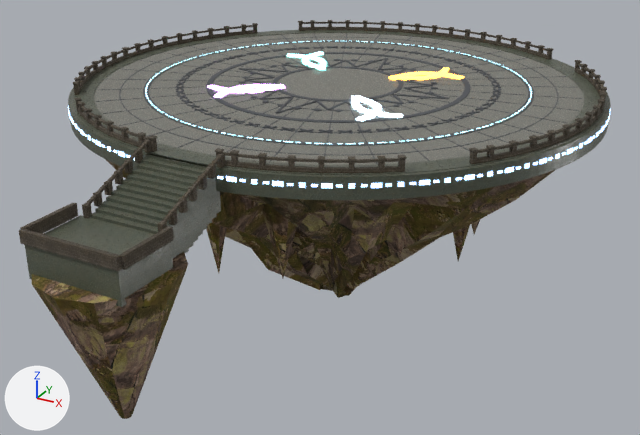
The glTF model assets/models/map_temple/platform/temple_platform.gltf, before and after one commit.
Rendered twice from a 50 mm lens placed at (43.7, -83.5, 25.4), pointed at (1.7, -7.2, -12.8). Every picture has the same lights, and +X, +Y and +Z are marked at lower left. The older version comes first. Objects named as collision shapes, trigger or cutter boxes, shadow casters or lower levels of detail are left out. Vertices at exactly the same position are counted once.

The first picture shows 'Conduit_fire', 'Conduit_ice', 'Conduit_thunder', 'Conduit_wind', 'Platform_Balustrade', 'Platform_Carving', 'Platform_Floor', 'Platform_Rim', 'Platform_RimRunes', 'Platform_Runes', 'Platform_Seams', 'Platform_Underside', 'Stairs_Rails', 'Stairs_Rock', 'Stairs_Steps'.
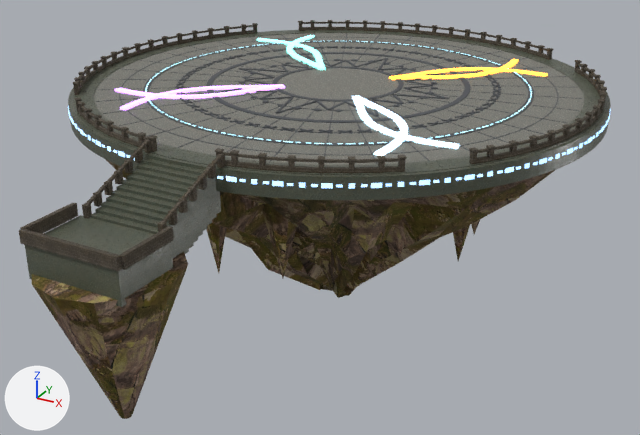
The change, as a list of edits to the scene's bpy script:
```text
Change mat_th_fire_lit:
    mat_th_fire_lit.emission_strength: 6.0 -> 2.25
Change mat_th_ice_lit:
    mat_th_ice_lit.emission_strength: 6.0 -> 2.25
Change mat_th_thunder_lit:
    mat_th_thunder_lit.emission_strength: 6.0 -> 2.25
Change mat_th_wind_lit:
    mat_th_wind_lit.emission_strength: 5.7 -> 2.138
Change mat_th_rimrune:
    mat_th_rimrune.emission_strength: 4.0 -> 1.75
Change mat_th_rune:
    mat_th_rune.emission_strength: 2.5 -> 1.375
Change me_conduit_fire:
    used by ob_conduit_fire; location = (0.0, 0.0, 0.0)
    remove me_conduit_fire.from_pydata(...)  # 480 vertices, 720 faces; spans x 3.97..11.28, y 3.97..11.28, z 0.0..0.24
    add me_conduit_fire.from_pydata(...)  # 480 vertices, 720 faces; spans x 4.0..19.08, y 4.0..19.08, z 0.0..0.24
    me_conduit_fire part 1: 480 of 480 vertices moved; they spanned x 3.97..11.28, y 3.97..11.28, z 0.0..0.24 and now span x 4.0..19.08, y 4.0..19.08, z 0.0..0.24; mean shift (3.42, 3.42, 0.0)
Change me_conduit_ice:
    used by ob_conduit_ice; location = (0.0, 0.0, 0.0)
    remove me_conduit_ice.from_pydata(...)  # 480 vertices, 720 faces; spans x 3.97..11.28, y -11.28..-3.97, z 0.0..0.24
    add me_conduit_ice.from_pydata(...)  # 480 vertices, 720 faces; spans x 4.0..19.08, y -19.08..-4.0, z 0.0..0.24
    me_conduit_ice part 2: 480 of 480 vertices moved; they spanned x 3.97..11.28, y -11.28..-3.97, z 0.0..0.24 and now span x 4.0..19.08, y -19.08..-4.0, z 0.0..0.24; mean shift (3.42, -3.42, 0.0)
Change me_conduit_thunder:
    used by ob_conduit_thunder; location = (0.0, 0.0, 0.0)
    remove me_conduit_thunder.from_pydata(...)  # 480 vertices, 720 faces; spans x -11.28..-3.97, y -11.28..-3.97, z 0.0..0.24
    add me_conduit_thunder.from_pydata(...)  # 480 vertices, 720 faces; spans x -19.08..-4.0, y -19.08..-4.0, z 0.0..0.24
    me_conduit_thunder part 3: 480 of 480 vertices moved; they spanned x -11.28..-3.97, y -11.28..-3.97, z 0.0..0.24 and now span x -19.08..-4.0, y -19.08..-4.0, z 0.0..0.24; mean shift (-3.42, -3.42, 0.0)
Change me_conduit_wind:
    used by ob_conduit_wind; location = (0.0, 0.0, 0.0)
    remove me_conduit_wind.from_pydata(...)  # 480 vertices, 720 faces; spans x -11.28..-3.97, y 3.97..11.28, z 0.0..0.24
    add me_conduit_wind.from_pydata(...)  # 480 vertices, 720 faces; spans x -19.08..-4.0, y 4.0..19.08, z 0.0..0.24
    me_conduit_wind part 4: 480 of 480 vertices moved; they spanned x -11.28..-3.97, y 3.97..11.28, z 0.0..0.24 and now span x -19.08..-4.0, y 4.0..19.08, z 0.0..0.24; mean shift (-3.42, 3.42, 0.0)
```

Where the change shows, as pixel boxes [x1, y1, x2, y2] in the pictures (640 x 435 px):
'Conduit_ice', reshaped (104% wider, 130% taller)
    before: [351, 95, 403, 121]
    after: [352, 95, 459, 156]
'Conduit_thunder', surface changed, reshaped (116% wider, 80% taller)
    before: [207, 84, 285, 98]
    after: [115, 84, 285, 110]
'Platform_RimRunes', surface changed
    both: [68, 106, 611, 189]
'Conduit_fire', surface changed, reshaped (111% wider, 57% taller)
    before: [389, 67, 464, 80]
    after: [389, 59, 548, 80]
'Conduit_wind', surface changed, reshaped (73% wider, 80% taller)
    before: [287, 51, 326, 70]
    after: [257, 35, 325, 70]
'Platform_Runes', surface changed
    both: [145, 41, 532, 144]
